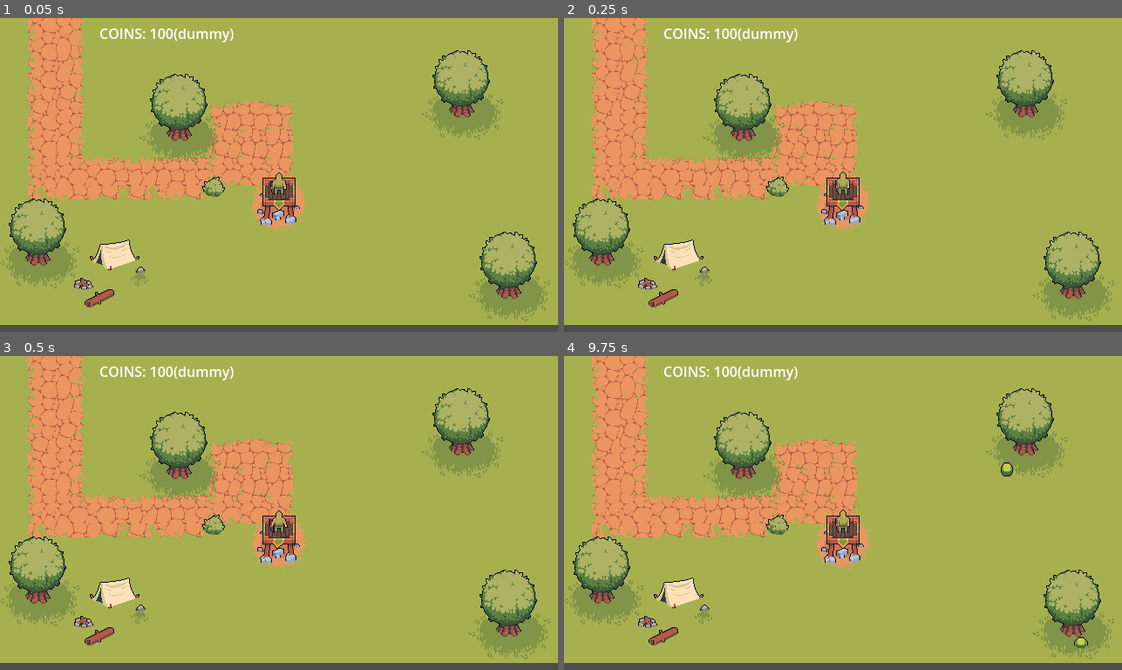
Above: before the commit, frames 1-4 (two rows, left to right).
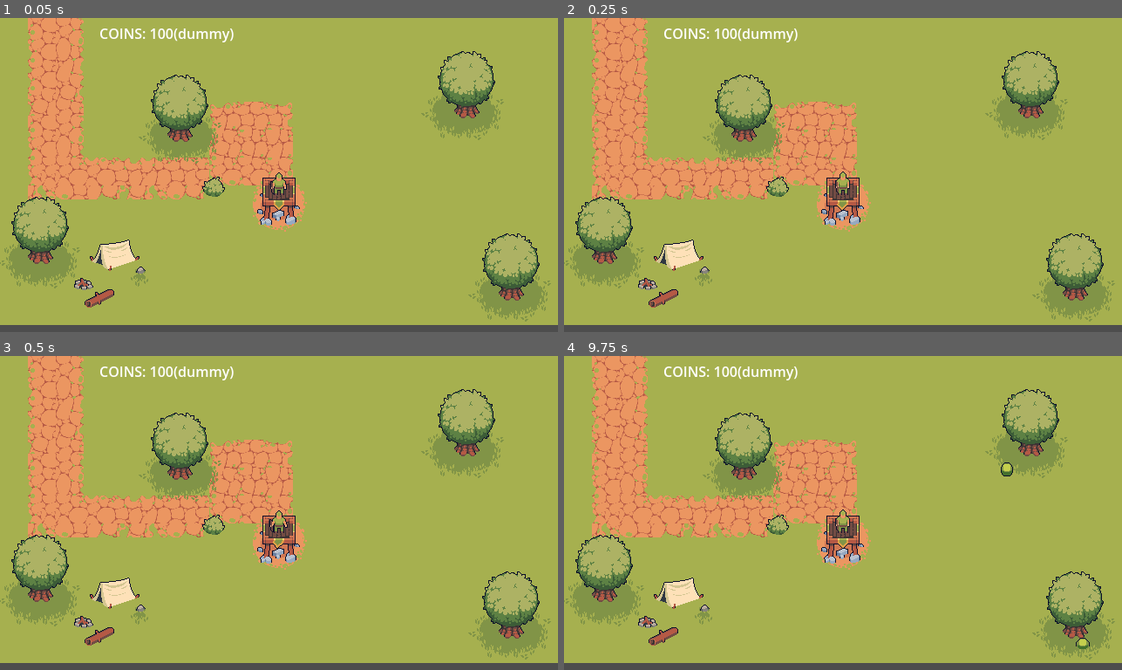
Above: after the commit, the same moments.

Repository: ButbkaDrug/easter_jam_with_ales
Game: Godot game, scene res://dev_main.tscn
Two runs of this game, one before a commit and one after it. Both use one fixed random seed, a clock stepped at 60 frames per second and the inputs below.
Inputs:
- Up to frame 1 (0.05 s): no input
- Up to frame 2 (0.25 s): no input
- Up to frame 3 (0.5 s): no input
- Up to frame 4 (9.75 s): tap Enter at 3.5 s

The runs differ from the first frame. In frame 1, 2.6% of the frame differs, in the area x 1-97%, y 10-90%; in frame 2, 2.6%; in frame 3, 2.6%; in frame 4, 2.6%, in the area x 1-97%, y 10-94%.

Commit message:
fixed trees

Diff:
--- a/scenes/levels/level_01/level_01.tscn
+++ b/scenes/levels/level_01/level_01.tscn
@@ -7,8 +7,8 @@
 [ext_resource type="Texture2D" uid="uid://cqn2dwmeev3iw" path="res://assets/fields/objects/9 Bush/1.png" id="4_cxytl"]
 [ext_resource type="Texture2D" uid="uid://d3f1edl3wyd0q" path="res://assets/fields/objects/4 Stone/1.png" id="5_pqr1j"]
 [ext_resource type="Texture2D" uid="uid://c7qkems024wcw" path="res://assets/fields/objects/1 Shadow/6.png" id="6_x8ff0"]
-[ext_resource type="Texture2D" uid="uid://dxp1eylbc62sa" path="res://assets/fields/objects/7 Decor/Tree1.png" id="7_3b8aa"]
 [ext_resource type="Texture2D" uid="uid://cjmbkrex6m3ff" path="res://assets/fields/objects/7 Decor/Log1.png" id="9_n50fv"]
+[ext_resource type="PackedScene" uid="uid://dqe4b7hhaylrr" path="res://scenes/levels/objects/tree/Tree.tscn" id="10_7f7yp"]
 [ext_resource type="Texture2D" uid="uid://cbiu5n5okg1ev" path="res://assets/fields/objects/8 Camp/1.png" id="10_s4sw7"]
 
 [sub_resource type="TileSetAtlasSource" id="TileSetAtlasSource_h7puh"]
@@ -276,19 +276,10 @@
 [sub_resource type="AtlasTexture" id="AtlasTexture_7mo7t"]
 atlas = ExtResource("2_15mrc")
 
-[sub_resource type="CapsuleShape2D" id="CapsuleShape2D_7f7yp"]
-radius = 11.0
-
-[sub_resource type="RectangleShape2D" id="RectangleShape2D_7f7yp"]
-size = Vector2(8.246307, 6.0921326)
-
-[sub_resource type="CapsuleShape2D" id="CapsuleShape2D_dic8d"]
-
-[sub_resource type="CapsuleShape2D" id="CapsuleShape2D_cxytl"]
-
 [node name="Level01" type="Node" unique_id=816955264]
 
 [node name="Ground" type="TileMapLayer" parent="." unique_id=1971793640]
+y_sort_enabled = true
 tile_map_data = PackedByteArray("AAAAAAAAAAAKAAgAAAAAAAEAAAAKAAgAAAAAAAIAAAAKAAgAAAAAAAMAAAAKAAgAAAAAAAQAAAAKAAgAAAAAAA …(14000 unchanged characters)…
 tile_set = SubResource("TileSet_fi7ee")
 
@@ -340,54 +331,14 @@
 
 [node name="Trees" type="Node" parent="." unique_id=1938450241]
 
-[node name="Tree1" type="StaticBody2D" parent="Trees" unique_id=1112563307]
-y_sort_enabled = true
-metadata/_edit_group_ = true
-
-[node name="Tree" type="Sprite2D" parent="Trees/Tree1" unique_id=951006835]
-position = Vector2(43, 245)
-texture = ExtResource("7_3b8aa")
-
-[node name="CollisionShape2D" type="CollisionShape2D" parent="Trees/Tree1" unique_id=1663566776]
-position = Vector2(43, 269)
-shape = SubResource("CapsuleShape2D_7f7yp")
-
-[node name="Tree2" type="StaticBody2D" parent="Trees" unique_id=70687814]
-y_sort_enabled = true
-position = Vector2(162, -143)
-metadata/_edit_group_ = true
-
-[node name="Tree" type="Sprite2D" parent="Trees/Tree2" unique_id=2131705843]
-position = Vector2(43, 245)
-texture = ExtResource("7_3b8aa")
-
-[node name="Trunk" type="CollisionShape2D" parent="Trees/Tree2" unique_id=591169719]
-position = Vector2(42.5, 274.19308)
-scale = Vector2(2.5465944, 3.3463123)
-shape = SubResource("RectangleShape2D_7f7yp")
-
-[node name="Tree3" type="StaticBody2D" parent="Trees" unique_id=759682732]
-y_sort_enabled = true
-position = Vector2(486, -170)
-metadata/_edit_group_ = true
-
-[node name="Tree" type="Sprite2D" parent="Trees/Tree3" unique_id=2138504078]
-position = Vector2(43, 245)
-texture = ExtResource("7_3b8aa")
-
-[node name="CollisionShape2D" type="CollisionShape2D" parent="Trees/Tree3" unique_id=2074488259]
-position = Vector2(44, 268)
-shape = SubResource("CapsuleShape2D_dic8d")
-
-[node name="Tree4" type="StaticBody2D" parent="Trees" unique_id=1686776587]
-y_sort_enabled = true
-position = Vector2(540, 38)
-metadata/_edit_group_ = true
-
-[node name="Tree" type="Sprite2D" parent="Trees/Tree4" unique_id=829628132]
-position = Vector2(43, 245)
-texture = ExtResource("7_3b8aa")
-
-[node name="CollisionShape2D" type="CollisionShape2D" parent="Trees/Tree4" unique_id=49434160]
-position = Vector2(44, 270)
-shape = SubResource("CapsuleShape2D_cxytl")
+[node name="Tree" parent="." unique_id=577798261 instance=ExtResource("10_7f7yp")]
+position = Vector2(47, 280)
+
+[node name="Tree2" parent="." unique_id=2045774888 instance=ExtResource("10_7f7yp")]
+position = Vector2(207, 140)
+
+[node name="Tree3" parent="." unique_id=900808807 instance=ExtResource("10_7f7yp")]
+position = Vector2(536, 113)
+
+[node name="Tree4" parent="." unique_id=502094823 instance=ExtResource("10_7f7yp")]
+position = Vector2(587, 322)
--- /dev/null
+++ b/scenes/levels/objects/tree/Tree.tscn
@@ -0,0 +1,17 @@
+[gd_scene format=3 uid="uid://dqe4b7hhaylrr"]
+
+[ext_resource type="Texture2D" uid="uid://dxp1eylbc62sa" path="res://assets/fields/objects/7 Decor/Tree1.png" id="1_ctyh0"]
+
+[sub_resource type="CapsuleShape2D" id="CapsuleShape2D_cd1qa"]
+radius = 11.0
+
+[node name="Tree" type="StaticBody2D" unique_id=577798261]
+y_sort_enabled = true
+
+[node name="Sprite2D" type="Sprite2D" parent="." unique_id=943940143]
+position = Vector2(-1, -37)
+texture = ExtResource("1_ctyh0")
+
+[node name="CollisionShape2D" type="CollisionShape2D" parent="." unique_id=14833211]
+position = Vector2(-1, -13)
+shape = SubResource("CapsuleShape2D_cd1qa")
